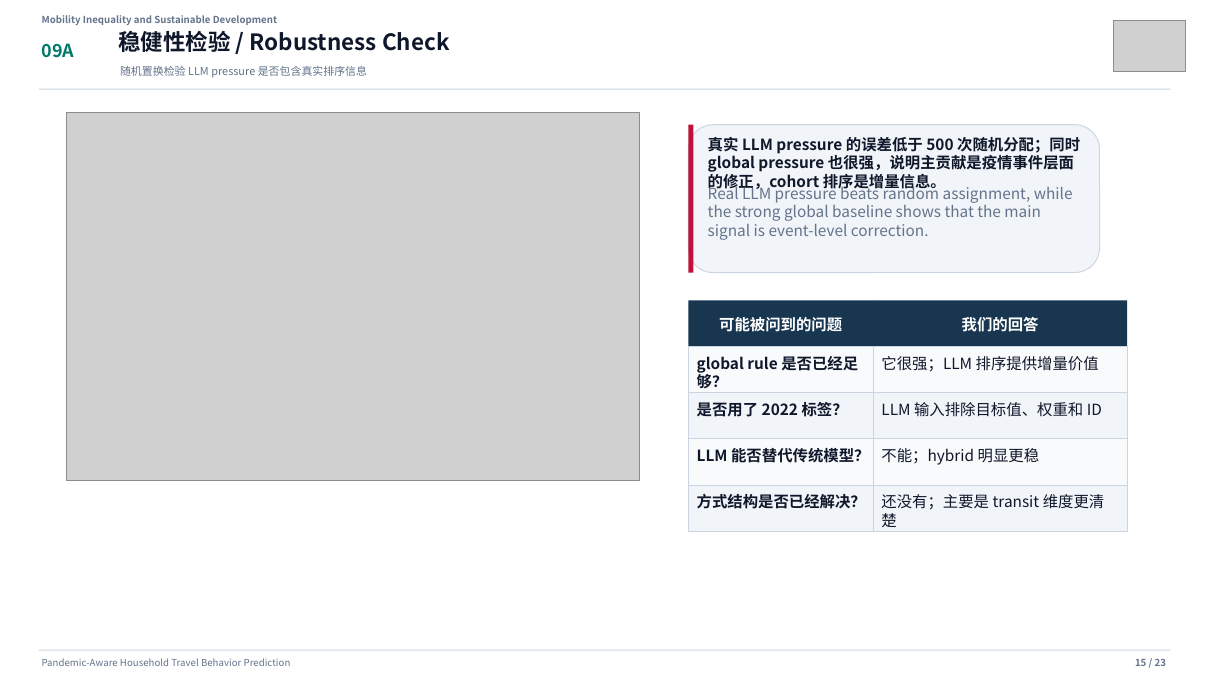
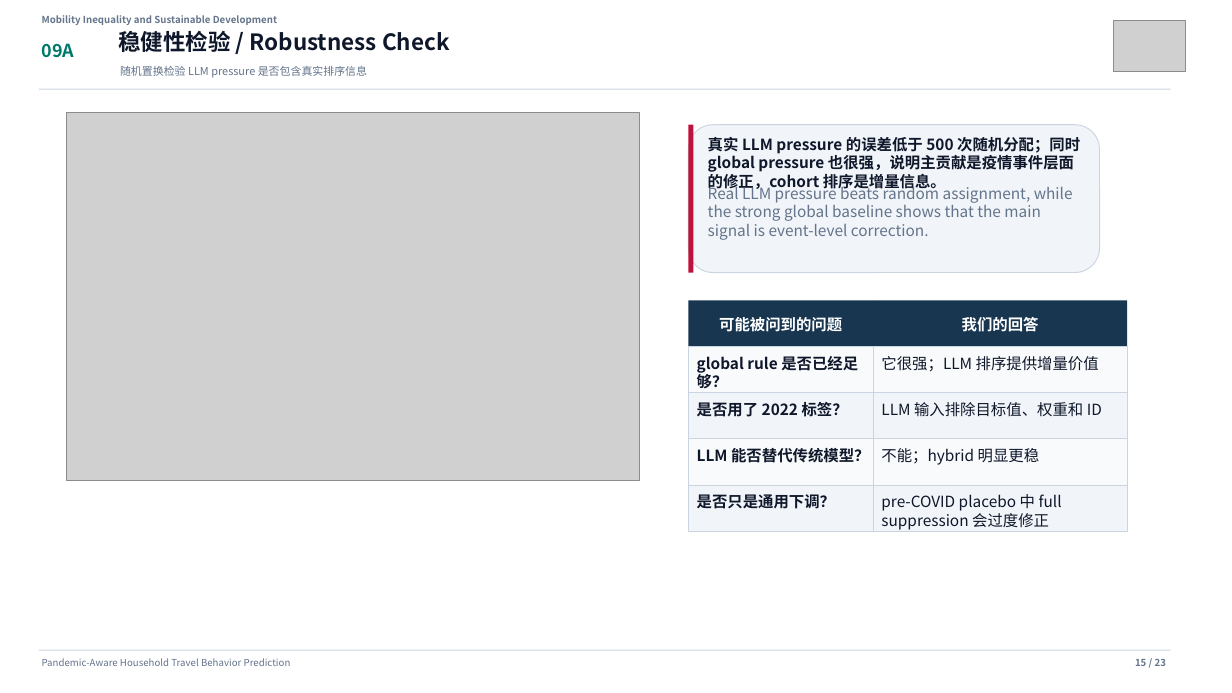
Before and after one commit to Lrving-code/NHTS-Travel-Prediction, a slide deck: slide 15 of outputs/final_project/NHTS_Travel_Behavior_Template_Presentation.pptx. Drawn at 1232x693 pixels with LibreOffice and Linux fonts; fonts in the diff are those of the drawing; grey boxes stand for pictures. Boxes give left, top, right and bottom in pixels: in the first picture for what was removed or moved away, otherwise in the second. Text is boxed around its words. In the diff, an @@ line names an element or a change of style, - is before the commit and + after.

Commit message:
test(research): add pre-covid event placebo guardrail

```diff
--- a/outputs/final_project/NHTS_Travel_Behavior_Template_Presentation.pptx
+++ b/outputs/final_project/NHTS_Travel_Behavior_Template_Presentation.pptx
@@ text at [697,494,835,509]: text changed @@
-方式结构是否已经解决？
+是否只是通用下调？
@@ text at [881,494,1062,530]: text changed @@
-还没有；主要是 transit 维度更清楚
+pre-COVID placebo 中 full suppression 会过度修正
```
Also in this commit, not shown: 6 other files.
